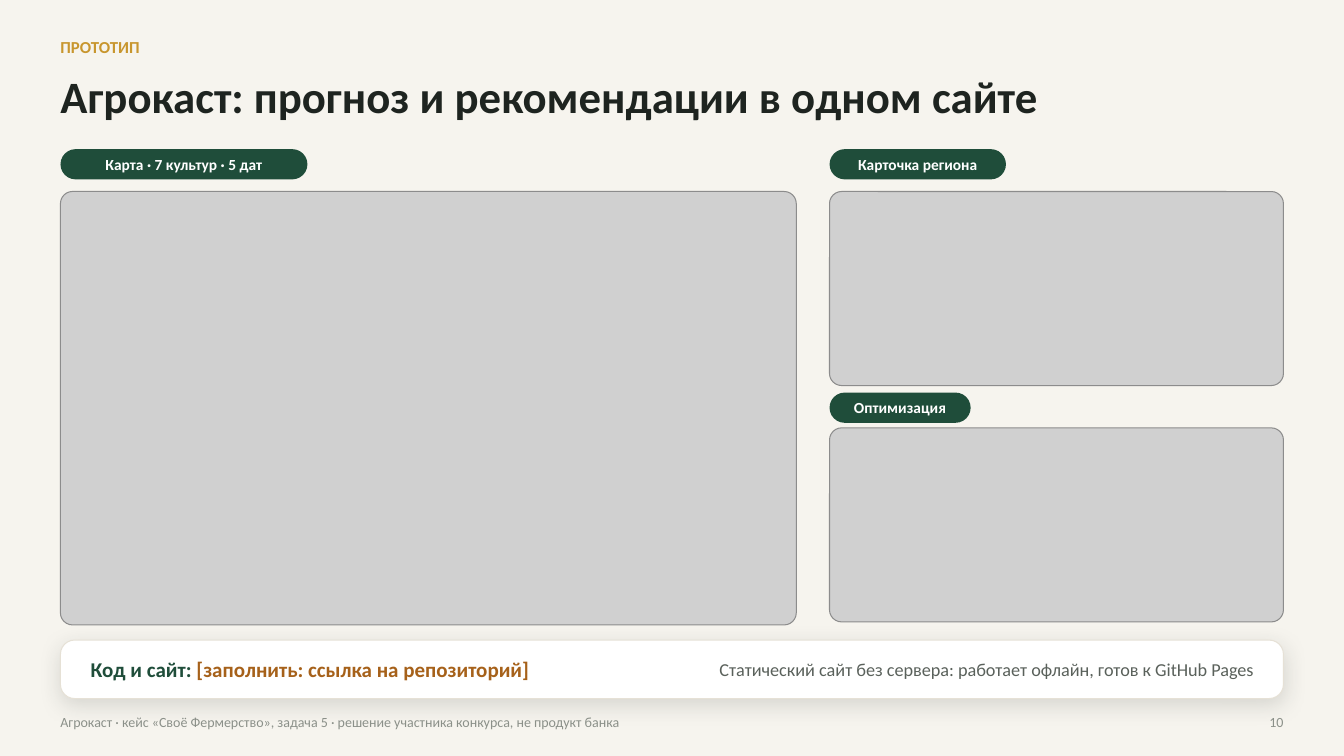
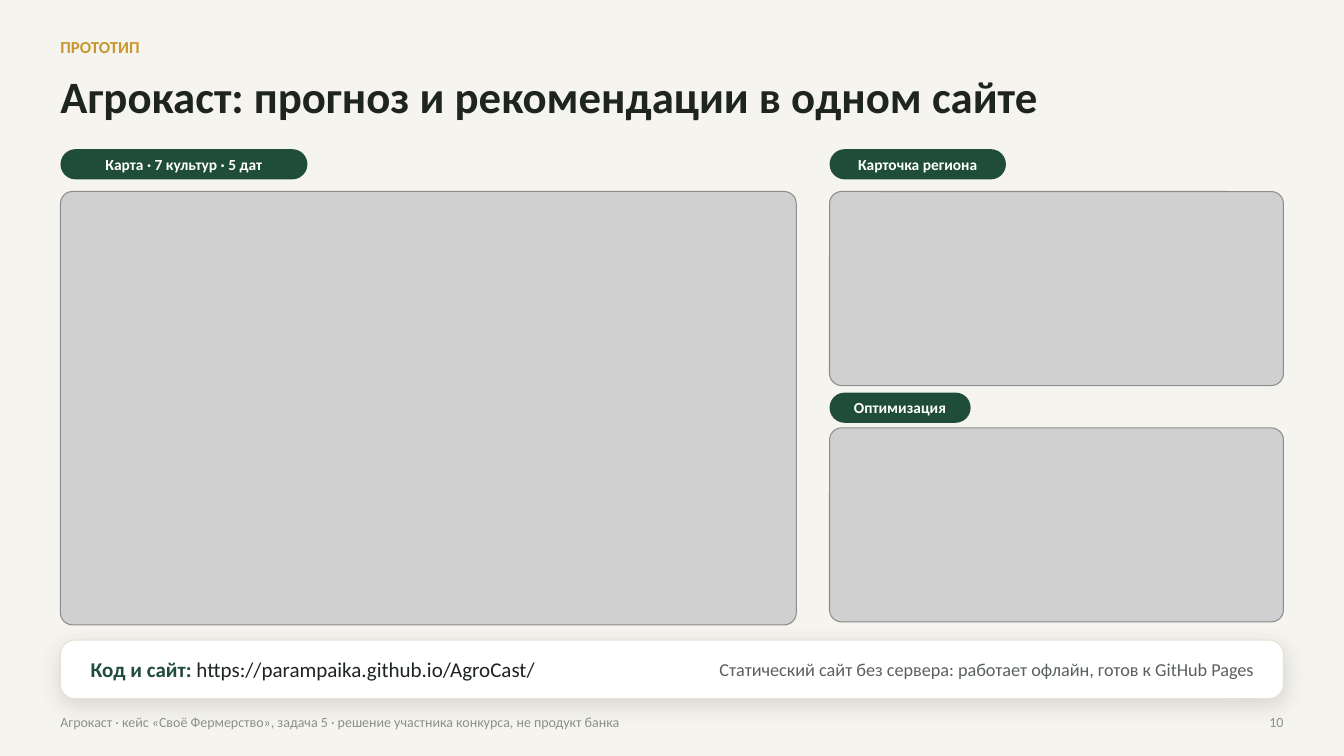
Before and after one commit to Parampaika/AgroCast, a slide deck: slide 10 of deck/out/agrokast_presentation.pptx. Drawn at 1344x756 pixels with LibreOffice and Linux fonts; fonts in the diff are those of the drawing; grey boxes stand for pictures. Boxes give left, top, right and bottom in pixels: in the first picture for what was removed or moved away, otherwise in the second. Text is boxed around its words. In the diff, an @@ line names an element or a change of style, - is before the commit and + after.

```diff
--- a/deck/out/agrokast_presentation.pptx
+++ b/deck/out/agrokast_presentation.pptx
@@ text at [91, 662, 534, 681]: text changed; text colour #A6611A to #1E2420; bold off @@
-Код и сайт: [заполнить: ссылка на репозиторий]
+Код и сайт: https://parampaika.github.io/AgroCast/
```
Also in this commit, not shown: 2 other slides changed, 6 other files.
